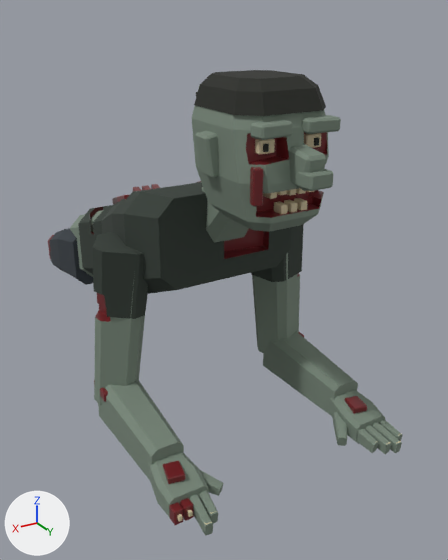
One commit to the glTF model assets/models/characters/crawler_original/crawler.glb: the scene before it, then after it.
One viewpoint serves both versions: a camera (50 mm lens) standing at (0.687, 1.816, 0.939) and looking at (-0.099, 0.507, 0.285). Every picture has the same lights, and +X, +Y and +Z are marked at lower left. The first picture is the older version. Where no turn or scale is listed for an object, it has been applied to the vertices.

The older version as bpy lines, for what is in view:
```python
me_angular_limb_011 = bpy.data.meshes.new('Angular limb.011')
me_angular_limb_011.from_pydata(...)  # 106 vertices, 208 faces; spans x -0.093..0.071, y -0.074..0.275, z -0.457..0.014
# faces by material slot: [97, 48, 63]
me_angular_limb_011.materials.append(mat_skin_rot)
me_angular_limb_011.materials.append(mat_cloth_shirt)
me_angular_limb_011.materials.append(mat_flesh_wound)
me_head = bpy.data.meshes.new('Head')
me_head.from_pydata(...)  # 650 vertices, 1296 faces; spans x -0.129..0.129, y -0.067..0.238, z -0.03..0.244
# faces by material slot: [495, 313, 326, 162]
me_head.materials.append(mat_skin_rot)
me_head.materials.append(mat_flesh_wound)
me_head.materials.append(mat_bone)
me_head.materials.append(mat_hair_dark)
me_torso = bpy.data.meshes.new('Torso')
me_torso.from_pydata(...)  # 699 vertices, 1394 faces; spans x -0.207..0.207, y -0.035..0.787, z 0.157..0.654
# faces by material slot: [198, 204, 652, 340]
me_torso.materials.append(mat_skin_rot)
me_torso.materials.append(mat_cloth_shirt)
me_torso.materials.append(mat_flesh_wound)
me_torso.materials.append(mat_bone)
ob_arm_left = bpy.data.objects.new('Arm_Left', me_angular_limb_011)
ob_arm_left.location = (-0.205, 0.58, 0.46)
ob_head = bpy.data.objects.new('Head', me_head)
ob_head.location = (0.0, 0.755, 0.59)
ob_torso = bpy.data.objects.new('Torso', me_torso)
ob_torso.location = (0.0, 0.0, 0.0)
# also in view: 'Hand_Right' at (0.222, 0.918, 0.04); 'Hand_Left' at (-0.222, 0.928, 0.04); 'Hip_Stump_Right' at (0.093, -0.13, 0.223); 'Arm_Right' at (0.215, 0.671, 0.239)
```
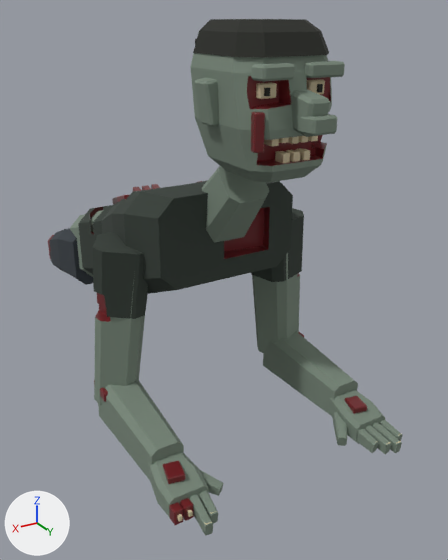
The change, as a diff of the scene's bpy script:
```diff
--- a/assets/models/characters/crawler_original/crawler.glb.py
+++ b/assets/models/characters/crawler_original/crawler.glb.py
@@ ob_head @@
 ob_head = bpy.data.objects.new('Head', me_head)
-ob_head.location = (0.0, 0.755, 0.59)
+ob_head.location = (0.0, 0.755, 0.685)
```

Changed parts and their boxes [x1, y1, x2, y2] in the pictures (448 x 560 px):
'Head', moved: before [192, 70, 341, 232]; after [191, 19, 345, 182]
